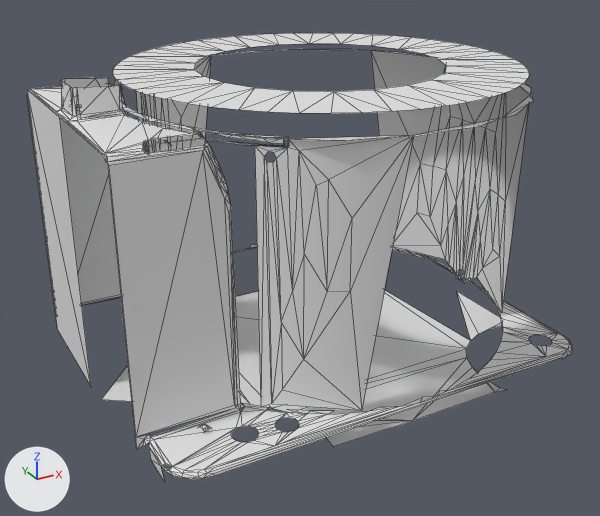
Renders of the OBJ model sample5/model/kr16_2010/0.obj from each side of a commit.
Rendered twice from a 50 mm camera at (-379.0, -653.0, 414.0) aimed at (-33.0, -24.0, 100.0). The axes (+X, +Y, +Z) are drawn at lower left. The lights are the same throughout. The picture after the commit comes second. Mesh edges are drawn as thin lines. Where no turn or scale is listed for an object, it has been applied to the vertices. Vertices at exactly the same position are counted once.

The first picture shows '0'.
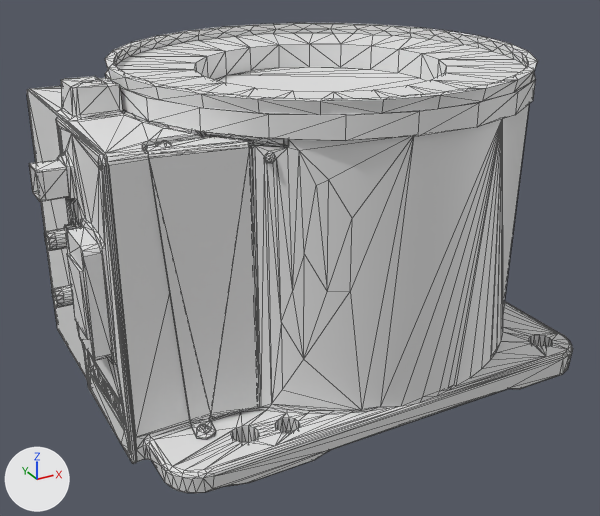
Patch to the scene script:
```diff
--- a/sample5/model/kr16_2010/0.obj.py
+++ b/sample5/model/kr16_2010/0.obj.py
@@ me_0 @@
 # used by ob_0; location = (0.0, 0.0, 0.0)
-me_0.from_pydata(...)  # 1821 vertices, 996 faces; spans x -265.0..188.0, y -188.0..188.0, z 0.0..284.0
+me_0.from_pydata(...)  # 1980 vertices, 4000 faces; spans x -265.0..188.0, y -188.0..188.0, z 0.0..284.0
+# me_0 part 1: 159 vertices added at x -265.0..186.0, y -184.0..186.0, z 0.0..284.0
```

What differs and where, as boxes [x1, y1, x2, y2] in the pictures (600 x 516 px):
'0', reshaped: before [27, 33, 573, 482]; after [27, 23, 573, 493]
part 1 of me_0, added: after [29, 23, 572, 493]
